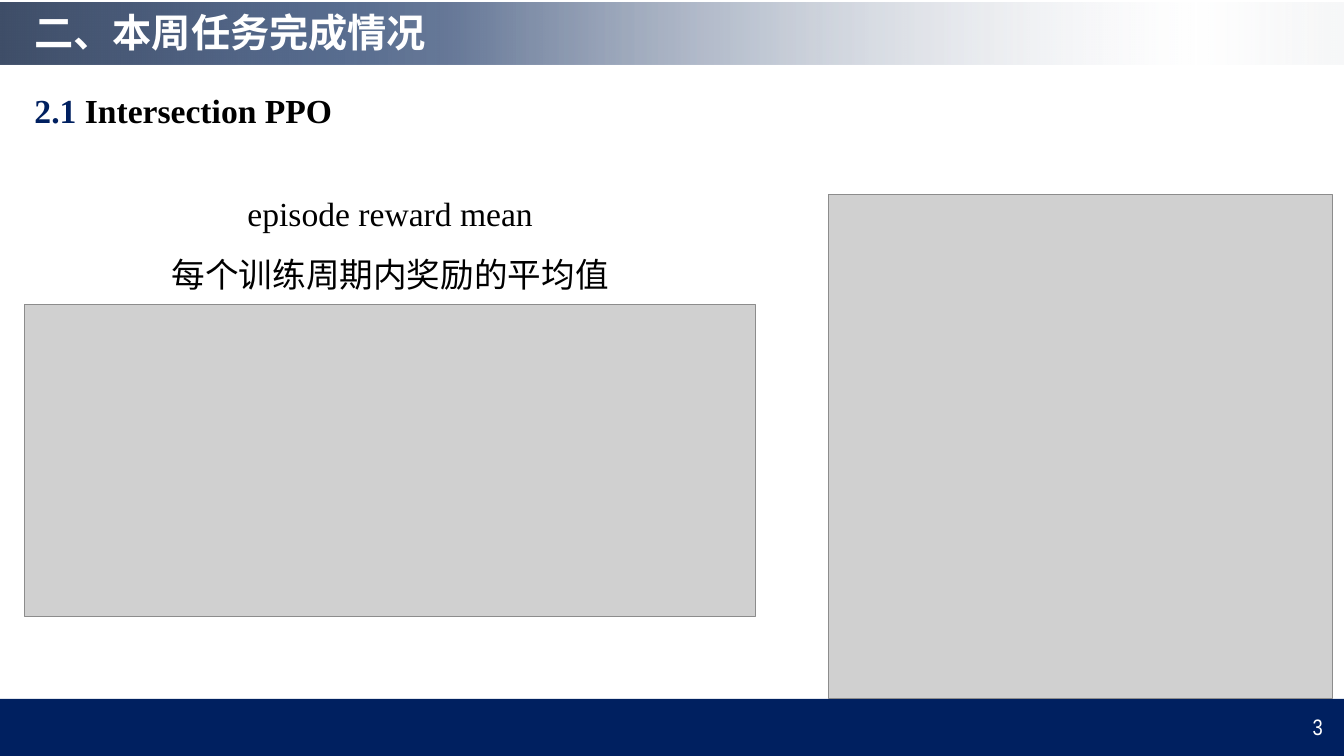
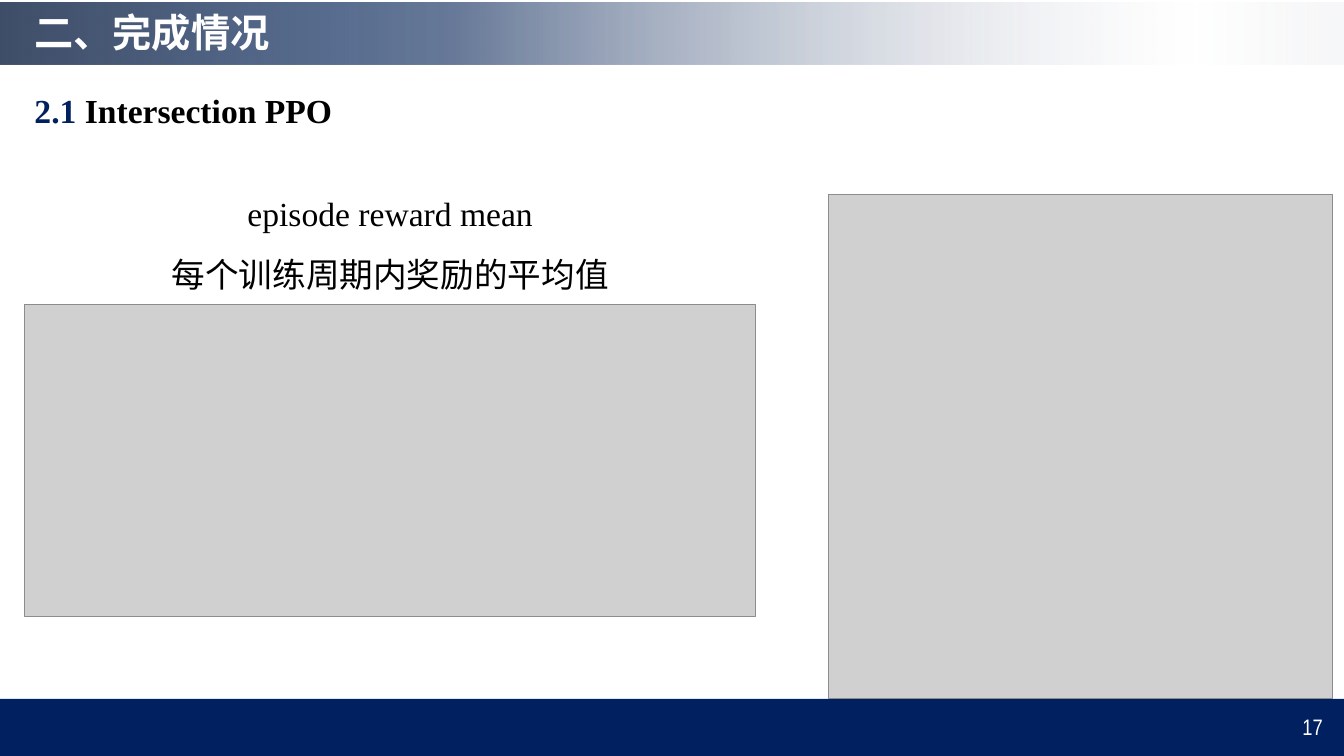
Before and after one commit to QinCheng0928/RL, a slide deck: slide 17 of 组会汇报.pptx (slide 12 before the commit). Drawn at 1344x756 pixels with LibreOffice and Linux fonts; fonts in the diff are those of the drawing; grey boxes stand for pictures; background and template pictures are left out. Boxes give left, top, right and bottom in pixels: in the first picture for what was removed or moved away, otherwise in the second. Text is boxed around its words. In the diff, an @@ line names an element or a change of style, - is before the commit and + after.

```diff
--- a/组会汇报.pptx
+++ b/组会汇报.pptx
@@ title at (x1=34, y1=13, x2=269, y2=51): text changed @@
-二、本周任务完成情况
+二、完成情况
@@ page number at (x1=1302, y1=719, x2=1322, y2=735): text changed @@
-3
+17
```
Also in this commit, not shown: 2 other slides changed, 6 slides added, 2 slides removed.
